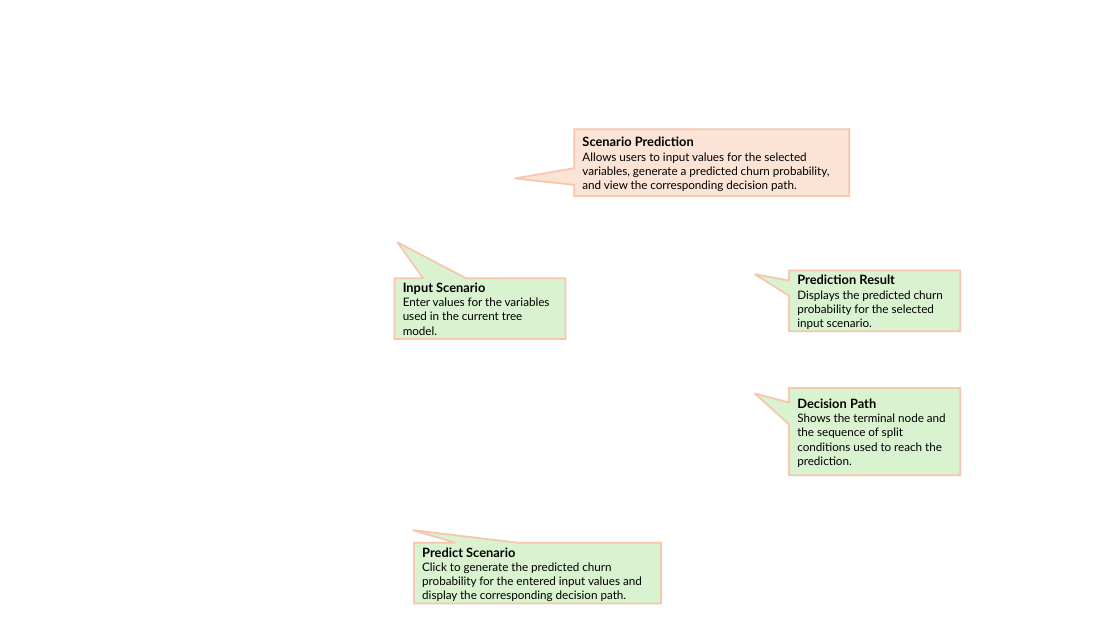
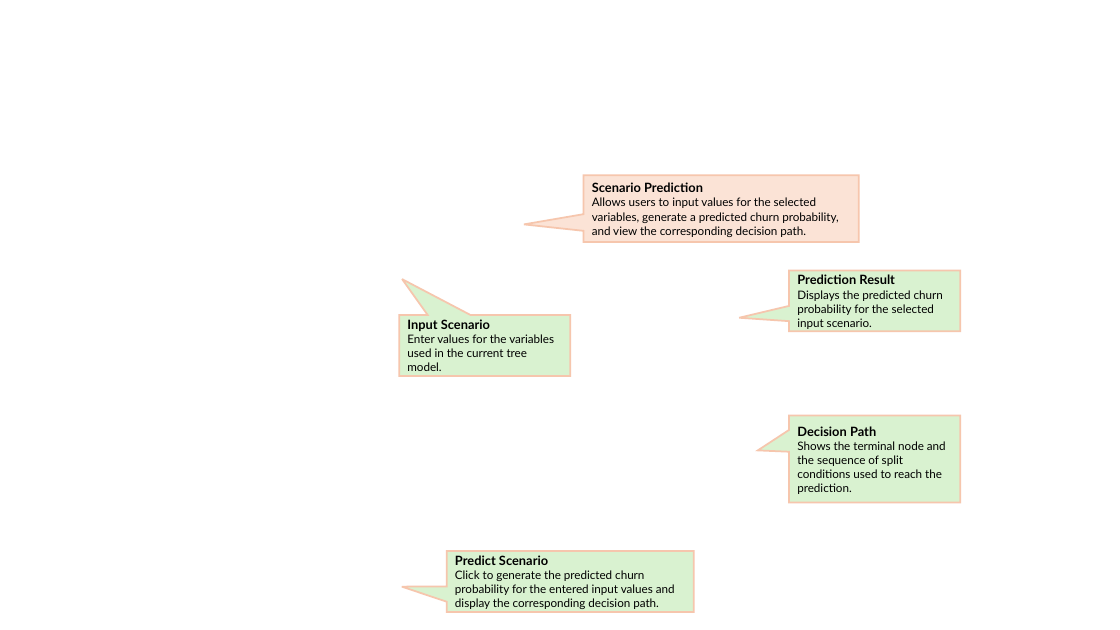
Before and after one commit to huahsuan2000/ISSS608-VAA, a slide deck: slide 6 of Take-home_Ex/Take-home_Ex02/UI Introduction.pptx. Drawn at 1120x630 pixels with LibreOffice and Linux fonts; fonts in the diff are those of the drawing; background and template pictures are left out. Boxes give left, top, right and bottom in pixels: in the first picture for what was removed or moved away, otherwise in the second. Text is boxed around its words. In the diff, an @@ line names an element or a change of style, - is before the commit and + after.

```diff
--- a/Take-home_Ex/Take-home_Ex02/UI Introduction.pptx
+++ b/Take-home_Ex/Take-home_Ex02/UI Introduction.pptx
@@ speech box "Scenario Prediction": place and size @@
-speech box "Scenario Prediction" at <box>575,129,850,196</box>
+speech box "Scenario Prediction" at <box>584,176,860,242</box>
@@ speech box "Input Scenario": place and size @@
-speech box "Input Scenario" at <box>395,278,566,339</box>
+speech box "Input Scenario" at <box>399,315,571,376</box>
@@ proportions changed in 3 elements at <box>789,271,960,332</box>, <box>447,551,694,613</box>, <box>789,416,960,503</box> @@
@@ speech box "Decision Path": place and size @@
-speech box "Decision Path" at <box>789,388,960,476</box>
+speech box "Decision Path" at <box>789,416,960,503</box>
@@ speech box "Predict Scenario": place and size @@
-speech box "Predict Scenario" at <box>414,543,661,604</box>
+speech box "Predict Scenario" at <box>447,551,694,613</box>
```
Also in this commit, not shown: 3 other slides changed, 4 slides added, 29 other files.
